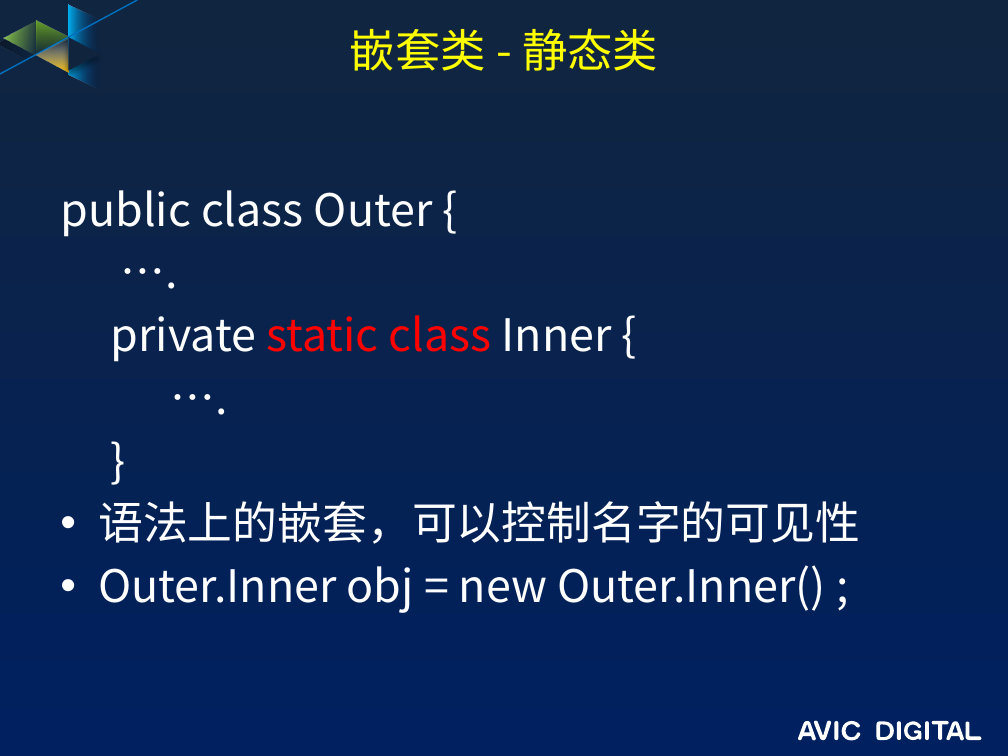
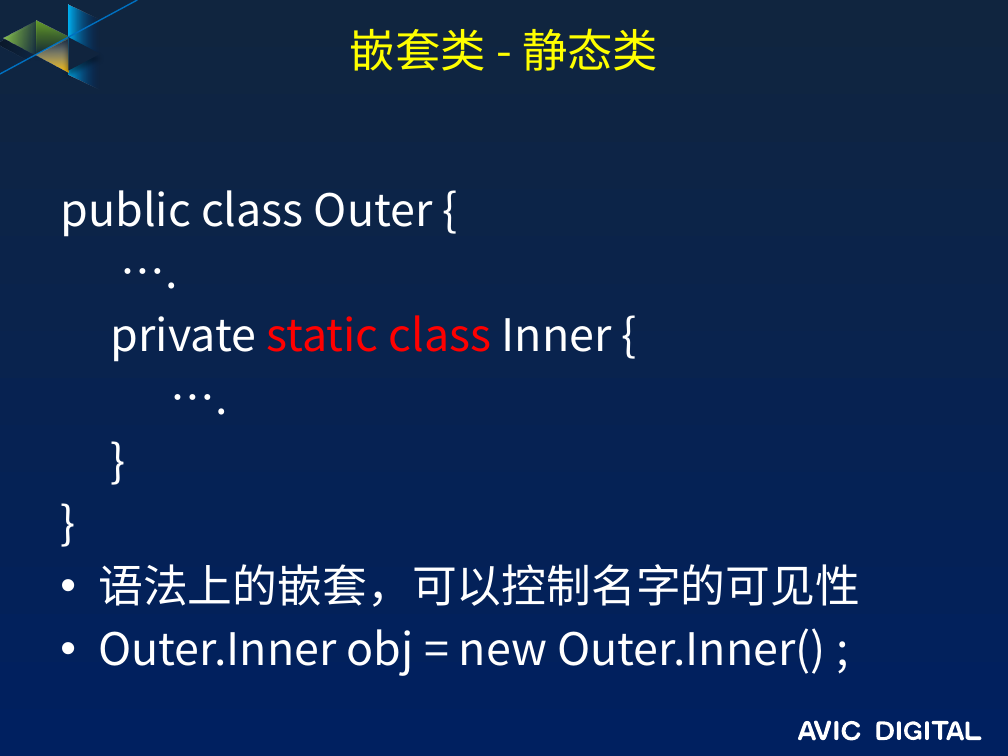
Before and after one commit to guofengzh/java-way, a slide deck: slide 16 of java/docs/03-java-接口和继承.pptx. Drawn at 1008x756 pixels with LibreOffice and Linux fonts; fonts in the diff are those of the drawing; background and template pictures are left out. Boxes give left, top, right and bottom in pixels: in the first picture for what was removed or moved away, otherwise in the second. Text is boxed around its words. In the diff, an @@ line names an element or a change of style, - is before the commit and + after.

```diff
--- a/java/docs/03-java-接口和继承.pptx
+++ b/java/docs/03-java-接口和继承.pptx
@@ text at (60,190,860,676): paragraph added @@
+}
```
Also in this commit, not shown: 3 other slides changed, 1 slide added, 2 other files.
